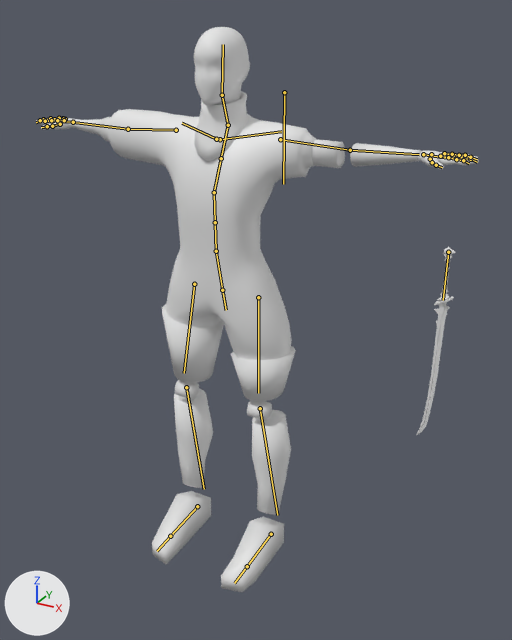
An edit to the Blender file Modelos/Personagens/Animacao2.blend, drawn before and after from the same camera.
One viewpoint serves both versions: a 50 mm camera at (1.12, -1.84, 1.83) aimed at (-0.02, 0.23, 0.79). Arrows for +X, +Y and +Z are at lower left; the lights stay in place. The bones that bend it are drawn over the model as lines.

The first picture shows 'ArmR', 'Body', 'Head', 'Katana', 'LegL', 'LegR', 'pScarf'.
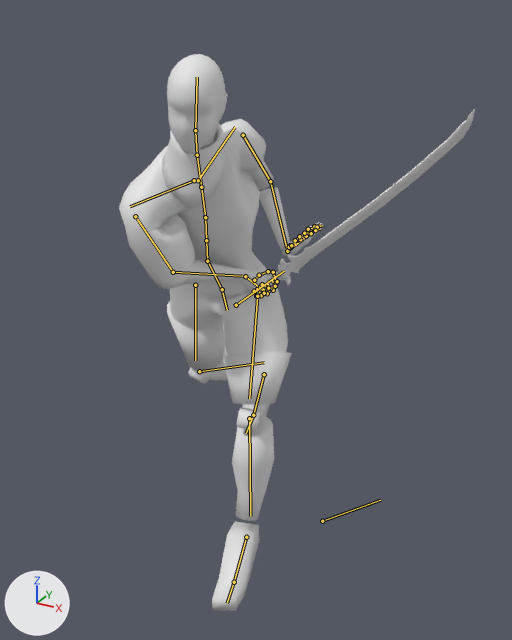
Commit message: Animacao Fim personagem prepanca
Fim

The newer file adds an action. The first version stands in its rest pose; the second is drawn at frame 10 of the action 'Ataque LeveF'.

The edits, one by one:
Bone 'Hips' (bone_hips) turns from (0, 0, 0) to (19, 0, 0) degrees about its own x, y and z.
Bone 'Abdomen' (bone_abdomen) turns from (0, 0, 0) to (6, 12, -14) degrees about its own x, y and z.
Bone 'Abdomen.001' (bone_abdomen_001) turns from (0, 0, 0) to (-2, 11, -1) degrees about its own x, y and z.
Bone 'Chest' (bone_chest) turns from (0, 0, 0) to (19, -13, 2) degrees about its own x, y and z.
Bone 'Chest.001' (bone_chest_001) turns from (0, 0, 0) to (2, 5, -1) degrees about its own x, y and z.
Bone 'Collarbone.R' (bone_collarbone_r) turns from (0, 0, 0) to (-38, 5, 19) degrees about its own x, y and z.
Bone 'Arm.R' (bone_arm_r) turns from (0, 0, 0) to (-25, 25, -87) degrees about its own x, y and z.
Bone 'Forearm.R' (bone_forearm_r) turns from (0, 0, 0) to (23, 1, -14) degrees about its own x, y and z.
Bone 'Hand.R' (bone_hand_r) turns from (0, 0, 0) to (41, -62, 85) degrees about its own x, y and z.
Bone 'Collarbone.L' (bone_collarbone_l) turns from (0, 0, 0) to (48, -9, 25) degrees about its own x, y and z.
Bone 'Arm.L' (bone_arm_l) turns from (0, 0, 0) to (4, 29, 84) degrees about its own x, y and z.
Bone 'Forearm.L' (bone_forearm_l) turns from (0, 0, 0) to (-24, -27, 65) degrees about its own x, y and z.
Bone 'Hand.L' (bone_hand_l) turns from (0, 0, 0) to (6, -3, -35) degrees about its own x, y and z.
Bone 'MiddleFingerBase.L' (bone_middlefingerbase_l) turns from (0, 0, 0) to (-12, 7, 46) degrees about its own x, y and z.
Bone 'MiddleFingerMid.L' (bone_middlefingermid_l) turns from (0, 0, 0) to (-13, 5, 44) degrees about its own x, y and z.
Bone 'MiddleFingerTip.L' (bone_middlefingertip_l) turns from (0, 0, 0) to (-15, 2, 44) degrees about its own x, y and z.
Bone 'RingFingerBase.L' (bone_ringfingerbase_l) turns from (0, 0, 0) to (-8, 5, 45) degrees about its own x, y and z.
Bone 'RingFingerMid.L' (bone_ringfingermid_l) turns from (0, 0, 0) to (-16, -2, 44) degrees about its own x, y and z.
Bone 'RingFingerTip.L' (bone_ringfingertip_l) turns from (0, 0, 0) to (-19, -7, 43) degrees about its own x, y and z.
Bone 'PinkyFingerBase.L' (bone_pinkyfingerbase_l) turns from (0, 0, 0) to (-4, 3, 43) degrees about its own x, y and z.
Bone 'PinkyFingerMid.L' (bone_pinkyfingermid_l) turns from (0, 0, 0) to (-18, -12, 43) degrees about its own x, y and z.
Bone 'IndexFingerBase.L' (bone_indexfingerbase_l) turns from (0, 0, 0) to (-17, 7, 39) degrees about its own x, y and z.
Bone 'IndexFingerMid.L' (bone_indexfingermid_l) turns from (0, 0, 0) to (-9, 15, 42) degrees about its own x, y and z.
Bone 'IndexFingerTip.L' (bone_indexfingertip_l) turns from (0, 0, 0) to (-12, 9, 43) degrees about its own x, y and z.
Bone 'ThumbFingerWeight.L' (bone_thumbfingerweight_l) turns from (0, 0, 0) to (-10, 3, 14) degrees about its own x, y and z.
Bone 'ThumbFingerMid.L' (bone_thumbfingermid_l) turns from (0, 0, 0) to (-9, -11, 12) degrees about its own x, y and z.
Bone 'ThumbFingerTip.L' (bone_thumbfingertip_l) turns from (0, 0, 0) to (-29, 5, -42) degrees about its own x, y and z.
Bone 'SmallSword' (bone_smallsword) moves from (0.0, 0.0, 0.0) to (-0.859, -0.551, 1.13).
Bone 'SmallSword' (bone_smallsword) turns from (0, 0, 0) to (177, 0, -90) degrees about its own x, y and z.
Bone 'Neck' (bone_neck) turns from (0, 0, 0) to (-29, -4, -7) degrees about its own x, y and z.
Bone 'Pelvis' (bone_pelvis) turns from (0, 0, 0) to (0, 2, -4) degrees about its own x, y and z.
Bone 'Thigh.R' (bone_thigh_r) turns from (0, 0, 0) to (-22, -10, -4) degrees about its own x, y and z.
Bone 'Shin.R' (bone_shin_r) turns from (0, 0, 0) to (27, -12, 9) degrees about its own x, y and z.
Bone 'Foot.R' (bone_foot_r) turns from (0, 0, 0) to (7, 5, 0) degrees about its own x, y and z.
Bone 'Toes.R' (bone_toes_r) turns from (0, 0, 0) to (-7, 0, 0) degrees about its own x, y and z.
Bone 'Thigh.L' (bone_thigh_l) turns from (0, 0, 0) to (17, -1, 6) degrees about its own x, y and z.
Bone 'Shin.L' (bone_shin_l) turns from (0, 0, 0) to (41, 3, 1) degrees about its own x, y and z.
Bone 'Foot.L' (bone_foot_l) turns from (0, 0, 0) to (-4, -3, -10) degrees about its own x, y and z.
Bone 'Toes.L' (bone_toes_l) turns from (0, 0, 0) to (-13, -3, 3) degrees about its own x, y and z.

What differs and where, as boxes [x1, y1, x2, y2] in the pictures (512 x 640 px):
'Body', posed (40% narrower)
    before: [36, 109, 316, 360]
    after: [119, 119, 288, 355]
'LegR', posed (7% wider)
    before: [221, 346, 296, 592]
    after: [212, 352, 292, 611]
'LegL', posed
    before: [152, 304, 224, 565]
    after: [167, 301, 270, 416]
'Head', posed
    before: [194, 27, 250, 106]
    after: [167, 54, 228, 154]
'pScarf', posed
    before: [194, 91, 248, 162]
    after: [162, 123, 226, 209]
'ArmR', posed
    before: [312, 139, 479, 170]
    after: [252, 160, 323, 256]
'Katana', posed
    before: [416, 247, 456, 435]
    after: [247, 109, 475, 298]
bone 'Hips', root to tip
    before: (222, 290) to (216, 251)
    after: (222, 289) to (207, 261)
bone 'Abdomen', root to tip
    before: (216, 251) to (215, 222)
    after: (207, 261) to (206, 240)
bone 'Abdomen.001', root to tip
    before: (215, 222) to (214, 192)
    after: (206, 240) to (205, 217)
bone 'Chest', root to tip
    before: (214, 192) to (221, 158)
    after: (205, 217) to (201, 187)
bone 'Chest.001', root to tip
    before: (221, 158) to (228, 125)
    after: (201, 187) to (197, 155)
bone 'Collarbone.R', root to tip
    before: (220, 139) to (281, 131)
    after: (198, 180) to (235, 127)
bone 'Arm.R', root to tip
    before: (280, 139) to (350, 150)
    after: (243, 135) to (270, 181)
bone 'Forearm.R', root to tip
    before: (350, 150) to (419, 154)
    after: (270, 181) to (286, 247)
bone 'Hand.R', root to tip
    before: (423, 154) to (450, 158)
    after: (287, 251) to (304, 238)
bone 'Collarbone.L', root to tip
    before: (216, 139) to (182, 123)
    after: (194, 180) to (130, 206)
bone 'Arm.L', root to tip
    before: (176, 130) to (128, 129)
    after: (135, 216) to (173, 272)
bone 'Forearm.L', root to tip
    before: (128, 129) to (75, 122)
    after: (173, 272) to (242, 276)
bone 'Hand.L', root to tip
    before: (73, 122) to (57, 121)
    after: (245, 276) to (263, 290)
bone 'MiddleFingerBase.L', root to tip
    before: (53, 120) to (48, 120)
    after: (266, 292) to (273, 290)
bone 'MiddleFingerMid.L', root to tip
    before: (48, 120) to (43, 119)
    after: (273, 290) to (275, 284)
bone 'MiddleFingerTip.L', root to tip
    before: (43, 119) to (39, 121)
    after: (275, 284) to (271, 280)
bone 'RingFingerBase.L', root to tip
    before: (58, 119) to (54, 119)
    after: (262, 294) to (267, 293)
bone 'RingFingerMid.L', root to tip
    before: (54, 119) to (50, 118)
    after: (267, 293) to (270, 288)
bone 'RingFingerTip.L', root to tip
    before: (50, 118) to (47, 120)
    after: (270, 288) to (267, 283)
bone 'PinkyFingerBase.L', root to tip
    before: (63, 118) to (61, 119)
    after: (256, 296) to (261, 295)
bone 'PinkyFingerMid.L', root to tip
    before: (61, 119) to (59, 118)
    after: (261, 295) to (264, 293)
bone 'IndexFingerBase.L', root to tip
    before: (51, 120) to (45, 121)
    after: (268, 288) to (275, 286)
bone 'IndexFingerMid.L', root to tip
    before: (45, 121) to (40, 120)
    after: (275, 286) to (277, 281)
bone 'IndexFingerTip.L', root to tip
    before: (40, 120) to (36, 122)
    after: (277, 281) to (274, 276)
bone 'ThumbFingerWeight.L', root to tip
    before: (64, 120) to (60, 124)
    after: (254, 280) to (259, 275)
bone 'ThumbFingerMid.L', root to tip
    before: (52, 126) to (47, 126)
    after: (268, 271) to (273, 272)
bone 'ThumbFingerTip.L', root to tip
    before: (47, 126) to (41, 127)
    after: (273, 272) to (275, 278)
bone 'SmallSword', root to tip
    before: (448, 252) to (443, 300)
    after: (236, 305) to (284, 271)
bone 'Neck', root to tip
    before: (228, 125) to (222, 95)
    after: (197, 155) to (195, 130)
bone 'Pelvis', root to tip
    before: (222, 290) to (226, 310)
    after: (222, 289) to (227, 310)
bone 'Thigh.R', root to tip
    before: (258, 297) to (258, 393)
    after: (257, 296) to (249, 398)
bone 'Shin.R', root to tip
    before: (260, 408) to (277, 515)
    after: (249, 418) to (250, 516)
bone 'Foot.R', root to tip
    before: (271, 534) to (247, 566)
    after: (246, 537) to (234, 582)
bone 'Toes.R', root to tip
    before: (247, 566) to (234, 583)
    after: (234, 582) to (227, 603)
bone 'Thigh.L', root to tip
    before: (194, 284) to (184, 373)
    after: (195, 285) to (195, 360)
bone 'Shin.L', root to tip
    before: (186, 387) to (204, 489)
    after: (199, 371) to (264, 362)
bone 'Foot.L', root to tip
    before: (197, 506) to (170, 536)
    after: (264, 374) to (253, 415)
bone 'Toes.L', root to tip
    before: (170, 536) to (157, 551)
    after: (253, 415) to (246, 433)
